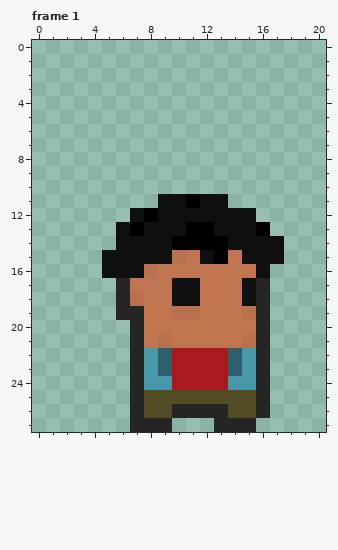
Two states of a pixel-art file, assets/0x72_DungeonTilesetII_v1.7/frames/ryder.aseprite. The first picture shows the starting point.
21x28 pixels, 1 frame. Shown: frame 1. The commit also changed other frames, which this record leaves out.
The result:
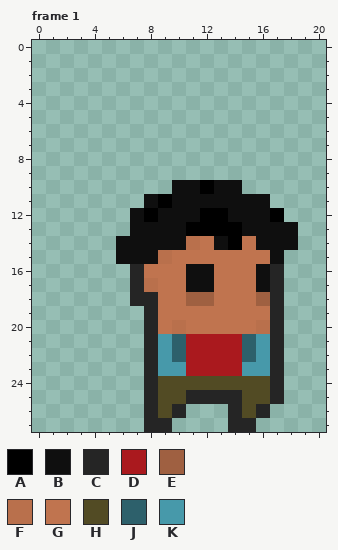
Palette (. is transparent): A #000000  B #0f0f0f  C #252525  D #aa191e  E #9f6041  F #b9704c  G #c0744f  H #524b24  J #2d606b  K #4799aa
Difference:
Changed rows in their new state; - is an unchanged pixel.
Frame 1:
first column x 5:
10 -----BBABB----
11 ---BA-B--BBB--
12 -------AA--BA-
13 -.B-----AA-BBB
14 -----BFGBAG--B
15 .---FG-GG-GG--
16 ..CG--BB----C-
17 -.CF-G-B--GBC-
18 -.CC-GEE--GEC-
19 -..C-GG---GGC-
20 --.C-F-----FC-
21 --.CKJDDDDJKC-
22 --.CKJ---DJKC-
23 --.CKK---D-KC-
24 --.CHHHHHHHHC-
25 --.C--CCCC-HC-
26 --.C--...C----
27 --.-----.-----
Changed places in both pictures, as pixel boxes (x1, y1, x2, y2):
changed: (102, 180, 298, 432)
